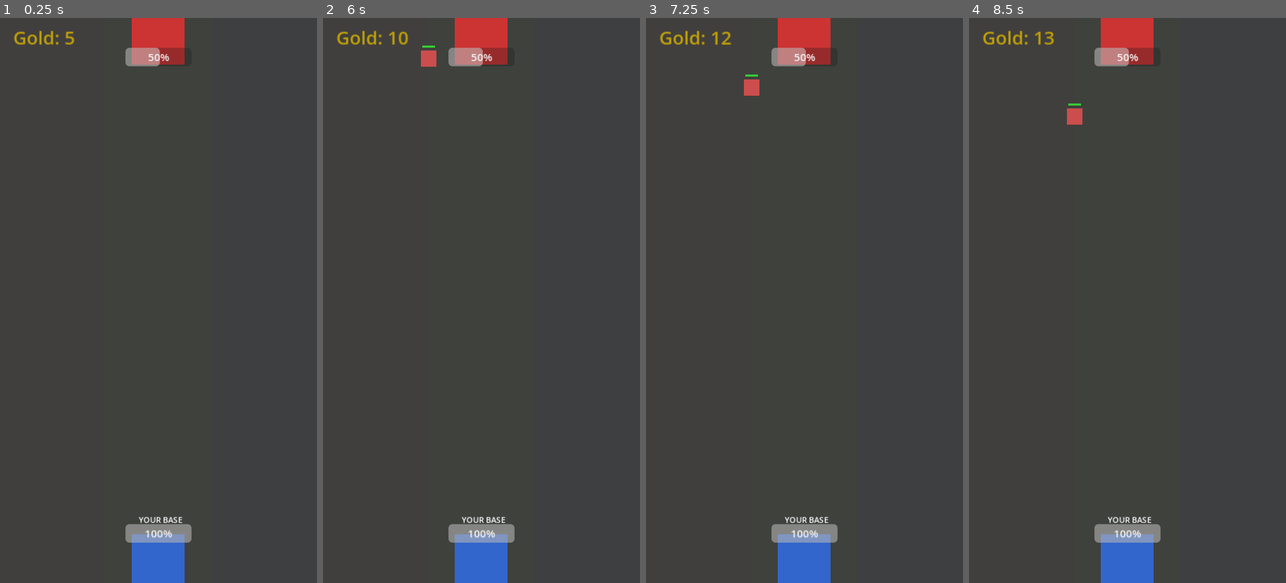
Above: before the commit, frames 1-4 (left to right).
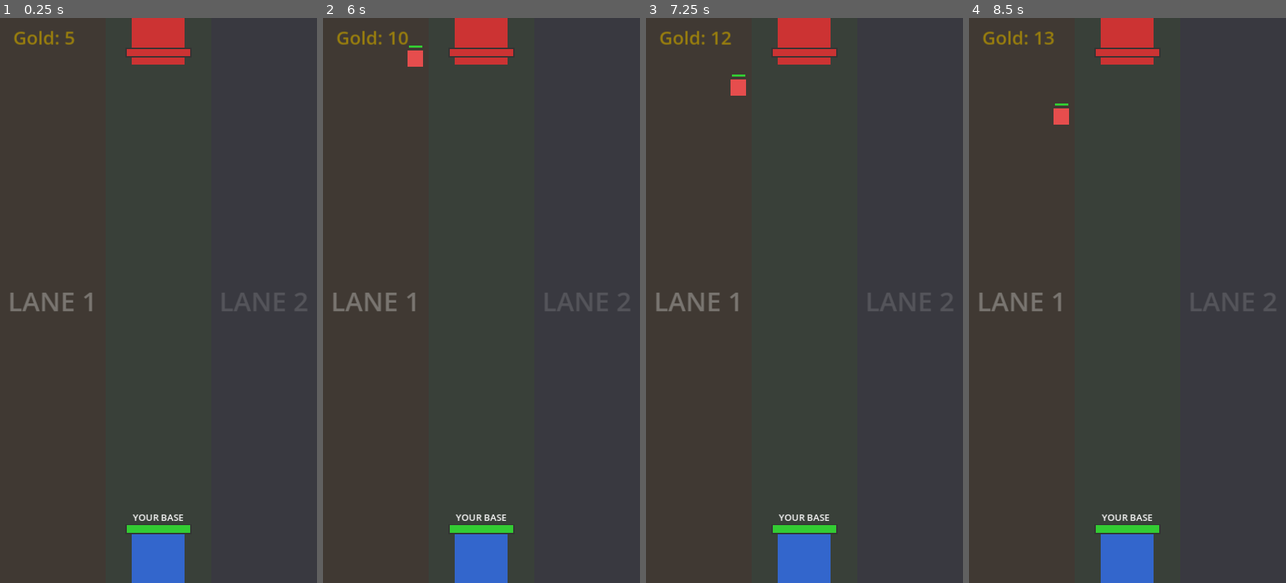
Above: after the commit, the same moments.

Repository: markroadley/godot-hello
Game: Godot game, scene res://scenes/gameplay.tscn
Two runs of this game, one before a commit and one after it. Both use one fixed random seed, a clock stepped at 60 frames per second and the inputs below.
Inputs (mouse positions are in pixels of both pictures, inside the frame that each line leads up to):
- Up to frame 1 (0.25 s): no input
- Up to frame 2 (6 s): tap Enter at 0.5, 2, 3.5 s; move the mouse to (551, 272) at 0.52 s; click (551, 272) at 0.67 s; tap Space at 1.25, 2.75, 4.25 s; move the mouse to (418, 328) at 1.27 s; click (418, 328) at 1.42 s; move the mouse to (513, 176) at 2.02 s; click (513, 176) at 2.17 s; move the mouse to (465, 413) at 2.77 s; click (465, 413) at 2.92 s; move the mouse to (576, 385) at 3.52 s; click (576, 385) at 3.67 s; move the mouse to (386, 215) at 4.27 s; click (386, 215) at 4.42 s; move the mouse to (497, 300) at 5.02 s; click (497, 300) at 5.17 s; move the mouse to (433, 159) at 5.77 s; click (433, 159) at 5.92 s
- Up to frame 3 (7.25 s): move the mouse to (874, 272) at 6.52 s; click (874, 272) at 6.67 s
- Up to frame 4 (8.5 s): move the mouse to (1064, 328) at 7.27 s; click (1064, 328) at 7.42 s; move the mouse to (1159, 176) at 8.02 s; click (1159, 176) at 8.17 s

The runs differ from the first frame. In frame 1, 2.1% of the frame differs, in the area x 3-97%, y 2-93%; in frame 2, 2.4%; in frame 3, 2.4%; in frame 4, 2.4%.
Error before the commit: Invalid access to property or key 'team' on a base object of type 'Node'. (res://src/units/mini.gd:71)
Error after the commit: Invalid access to property or key 'team' on a base object of type 'Node'. (res://src/units/mini.gd:69)

Commit message:
Add visual lanes, fix input handling, improve enemy AI

Diff:
--- a/scenes/gameplay.gd
+++ b/scenes/gameplay.gd
@@ -11,7 +11,6 @@
 @onready var minis_container = $Minis
 @onready var player_base = $Bases/PlayerBase
 @onready var enemy_base = $Bases/EnemyBase
-@onready var tap_detector = $TapDetector
 
 var game_time: float = 0.0
 var is_game_over: bool = false
@@ -36,14 +35,13 @@
 	enemy_base.base_destroyed.connect(_on_enemy_base_destroyed)
 	player_base.base_destroyed.connect(_on_player_base_destroyed)
 
-	# Setup tap detection
-	tap_detector.gui_input.connect(_on_tap)
-
 	# Start enemy AI
 	start_enemy_spawns()
 
 	# Initial gold display
 	_on_gold_changed(gold_manager.gold)
+
+	print("GameManager ready!")
 
 func _process(delta):
 	if is_game_over:
@@ -60,25 +58,22 @@
 		end_game(ENEMY_TEAM)
 		return
 
-func _on_gold_changed(amount):
-	gold_display.text = "Gold: %d" % amount
+func _input(event):
+	# Handle both mouse and touch
+	if event is InputEventMouseButton:
+		if event.button_index == MOUSE_BUTTON_LEFT and event.pressed:
+			_handle_tap(event.position)
+	elif event is InputEventScreenTouch:
+		if event.pressed:
+			_handle_tap(event.position)
 
-func _on_mini_selected(mini_data):
-	selected_mini_data = mini_data
-	gold_display.text = "Tap to deploy %s ($%d)" % [mini_data.get("name", "Unit"), mini_data.get("cost", 3)]
+func _handle_tap(screen_pos: Vector2):
+	# Check if tap is in the game area (not on UI)
+	# Game area is top part, UI is bottom 120px
+	var game_height = 854 - 120  # Total height minus UI
 
-func _on_mini_deselected():
-	selected_mini_data.clear()
-	_on_gold_changed(gold_manager.gold)
-
-func _on_tap(event):
-	var tap_pos: Vector2
-
-	if event is InputEventMouseButton and event.pressed and event.button_index == MOUSE_BUTTON_LEFT:
-		tap_pos = event.position
-	elif event is InputEventScreenTouch and event.pressed:
-		tap_pos = event.position
-	else:
+	if screen_pos.y > game_height:
+		# Tap is on UI, ignore
 		return
 
 	if selected_mini_data.is_empty():
@@ -87,20 +82,34 @@
 	var cost = selected_mini_data.get("cost", 3)
 	if gold_manager.spend(cost):
 		# Determine lane from tap position
-		var lane = int(tap_pos.x / 160)
+		var lane = int(screen_pos.x / 160)
 		lane = clamp(lane, 0, 2)
 
 		# Spawn mini at tap position
-		spawn_mini(selected_mini_data, tap_pos, lane, PLAYER_TEAM)
+		spawn_mini(selected_mini_data, screen_pos, lane, PLAYER_TEAM)
 
 		# Clear selection
 		selected_mini_data.clear()
 		_on_gold_changed(gold_manager.gold)
+
+		# Clear UI selection
+		deployment_ui.clear_selection()
 	else:
 		# Not enough gold
-		gold_display.text = "Not enough gold!"
+		gold_display.text = "Need $%d more!" % (cost - gold_manager.gold)
 		await get_tree().create_timer(1.0).timeout
 		_on_gold_changed(gold_manager.gold)
+
+func _on_gold_changed(amount):
+	gold_display.text = "Gold: %d" % amount
+
+func _on_mini_selected(mini_data):
+	selected_mini_data = mini_data
+	gold_display.text = "Tap field to deploy %s ($%d)" % [mini_data.get("name", "Unit"), mini_data.get("cost", 3)]
+
+func _on_mini_deselected():
+	selected_mini_data.clear()
+	_on_gold_changed(gold_manager.gold)
 
 func spawn_mini(mini_data: Dictionary, position: Vector2, lane: int, team: int):
 	var mini = preload("res://src/units/mini.gd").new()
@@ -114,11 +123,15 @@
 	mini.team = team
 	mini.lane = lane
 
-	# Set position
+	# Set position - clamp to valid area
+	position.x = clamp(position.x, 20, 460)
+	position.y = clamp(position.y, 50, 750)
 	mini.position = position
 
 	minis_container.add_child(mini)
 	mini.add_to_group("minis")
+
+	print("Spawned mini: ", mini_data.get("name", "?"), " at ", position, " lane ", lane, " team ", team)
 
 	return mini
 
--- a/scenes/gameplay.tscn
+++ b/scenes/gameplay.tscn
@@ -16,19 +16,49 @@
 [node name="Lane0" type="ColorRect" parent="Lanes"]
 offset_right = 160.0
 offset_bottom = 854.0
-color = Color(0.15, 0.12, 0.1, 0.3)
+color = Color(0.2, 0.15, 0.1, 0.5)
+
+[node name="LaneLabel" type="Label" parent="Lanes/Lane0"]
+offset_left = 10.0
+offset_top = 400.0
+offset_right = 150.0
+offset_bottom = 440.0
+theme_override_colors/font_color = Color(1, 1, 1, 0.3)
+theme_override_font_sizes/font_size = 40
+text = "LANE 1"
+horizontal_alignment = 1
 
 [node name="Lane1" type="ColorRect" parent="Lanes"]
 offset_left = 160.0
 offset_right = 320.0
 offset_bottom = 854.0
-color = Color(0.12, 0.15, 0.1, 0.3)
+color = Color(0.15, 0.2, 0.15, 0.5)
+
+[node name="LaneLabel" type="Label" parent="Lanes/Lane1"]
+offset_left = 170.0
+offset_top = 400.0
+offset_right = 310.0
+offset_bottom = 440.0
+theme_override_colors/font_color = Color(1, 1, 1, 0.3)
+theme_override_font_sizes/font_size = 40
+text = "LANE 2"
+horizontal_alignment = 1
 
 [node name="Lane2" type="ColorRect" parent="Lanes"]
 offset_left = 320.0
 offset_right = 480.0
 offset_bottom = 854.0
-color = Color(0.1, 0.12, 0.15, 0.3)
+color = Color(0.15, 0.15, 0.2, 0.5)
+
+[node name="LaneLabel" type="Label" parent="Lanes/Lane2"]
+offset_left = 330.0
+offset_top = 400.0
+offset_right = 470.0
+offset_bottom = 440.0
+theme_override_colors/font_color = Color(1, 1, 1, 0.3)
+theme_override_font_sizes/font_size = 40
+text = "LANE 3"
+horizontal_alignment = 1
 
 [node name="Bases" type="Node" parent="."]
 
@@ -44,21 +74,27 @@
 offset_bottom = 40.0
 color = Color(0.2, 0.4, 0.8, 1)
 
-[node name="HPBar" type="ProgressBar" parent="Bases/PlayerBase"]
+[node name="HPBarBg" type="ColorRect" parent="Bases/PlayerBase"]
 offset_left = -50.0
 offset_top = -55.0
 offset_right = 50.0
 offset_bottom = -40.0
-max_value = 1000.0
-value = 1000.0
+color = Color(0.2, 0.2, 0.2, 1)
+
+[node name="HPBar" type="ColorRect" parent="Bases/PlayerBase"]
+offset_left = -48.0
+offset_top = -53.0
+offset_right = 48.0
+offset_bottom = -42.0
+color = Color(0.2, 0.8, 0.2, 1)
 
 [node name="Label" type="Label" parent="Bases/PlayerBase"]
-offset_left = -30.0
-offset_top = -70.0
-offset_right = 30.0
-offset_bottom = -50.0
+offset_left = -40.0
+offset_top = -75.0
+offset_right = 40.0
+offset_bottom = -55.0
 theme_override_colors/font_color = Color(1, 1, 1, 1)
-theme_override_font_sizes/font_size = 12
+theme_override_font_sizes/font_size = 14
 text = "YOUR BASE"
 horizontal_alignment = 1
 
@@ -75,21 +111,27 @@
 offset_bottom = 40.0
 color = Color(0.8, 0.2, 0.2, 1)
 
-[node name="HPBar" type="ProgressBar" parent="Bases/EnemyBase"]
+[node name="HPBarBg" type="ColorRect" parent="Bases/EnemyBase"]
 offset_left = -50.0
 offset_top = 15.0
 offset_right = 50.0
 offset_bottom = 30.0
-max_value = 1000.0
-value = 500.0
+color = Color(0.2, 0.2, 0.2, 1)
+
+[node name="HPBar" type="ColorRect" parent="Bases/EnemyBase"]
+offset_left = -48.0
+offset_top = 17.0
+offset_right = 48.0
+offset_bottom = 28.0
+color = Color(0.8, 0.2, 0.2, 1)
 
 [node name="Label" type="Label" parent="Bases/EnemyBase"]
-offset_left = -30.0
+offset_left = -40.0
 offset_top = -60.0
-offset_right = 30.0
+offset_right = 40.0
 offset_bottom = -45.0
 theme_override_colors/font_color = Color(1, 1, 1, 1)
-theme_override_font_sizes/font_size = 12
+theme_override_font_sizes/font_size = 14
 text = "ENEMY BOSS"
 horizontal_alignment = 1
 
@@ -101,7 +143,7 @@
 [node name="GoldDisplay" type="Label" parent="."]
 offset_left = 20.0
 offset_top = 10.0
-offset_right = 150.0
+offset_right = 200.0
 offset_bottom = 40.0
 theme_override_colors/font_color = Color(1, 0.84, 0, 1)
 theme_override_font_sizes/font_size = 28
@@ -115,7 +157,7 @@
 anchor_right = 0.5
 anchor_bottom = 1.0
 offset_left = -150.0
-offset_top = -120.0
+offset_top = -130.0
 offset_right = 150.0
 offset_bottom = -10.0
 grow_horizontal = 2
--- a/src/systems/deployment_ui.gd
+++ b/src/systems/deployment_ui.gd
@@ -36,6 +36,8 @@
 	var btn = Button.new()
 	btn.custom_minimum_size = Vector2(70, 90)
 	btn.text = "%s\n$%d" % [card_data.get("name", "?"), card_data.get("cost", 0)]
+
+	# Connect using callable
 	btn.pressed.connect(_on_card_pressed.bind(hand.size() - 1))
 
 	# Style the button
@@ -46,22 +48,6 @@
 	style.corner_radius_bottom_left = 5
 	style.corner_radius_bottom_right = 5
 	btn.add_theme_stylebox_override("normal", style)
-
-	var style_hover = StyleBoxFlat.new()
-	style_hover.bg_color = Color(0.3, 0.3, 0.35, 1)
-	style_hover.corner_radius_top_left = 5
-	style_hover.corner_radius_top_right = 5
-	style_hover.corner_radius_bottom_left = 5
-	style_hover.corner_radius_bottom_right = 5
-	btn.add_theme_stylebox_override("hover", style_hover)
-
-	var style_pressed = StyleBoxFlat.new()
-	style_pressed.bg_color = Color(0.5, 0.5, 0.3, 1)
-	style_pressed.corner_radius_top_left = 5
-	style_pressed.corner_radius_top_right = 5
-	style_pressed.corner_radius_bottom_left = 5
-	style_pressed.corner_radius_bottom_right = 5
-	btn.add_theme_stylebox_override("pressed", style_pressed)
 
 	hand_container.add_child(btn)
 
--- a/src/units/base.gd
+++ b/src/units/base.gd
@@ -16,14 +16,14 @@
 
 func _ready():
 	current_hp = starting_hp
-	if hp_bar:
-		hp_bar.max_value = max_hp
-		hp_bar.value = current_hp
 
 func take_damage(amount: int):
 	current_hp -= amount
+
+	# Update HP bar
 	if hp_bar:
-		hp_bar.value = current_hp
+		var hp_pct = float(current_hp) / float(max_hp)
+		hp_bar.size.x = 96 * hp_pct
 
 	# Flash red
 	var tween = create_tween()
--- a/src/units/mini.gd
+++ b/src/units/mini.gd
@@ -30,7 +30,7 @@
 	_sprite = ColorRect.new()
 	_sprite.size = Vector2(24, 24)
 	_sprite.position = Vector2(-12, -12)
-	_sprite.color = Color(0.8, 0.8, 0.8) if team == 0 else Color(0.8, 0.3, 0.3)
+	_sprite.color = Color(0.3, 0.6, 0.9) if team == 0 else Color(0.9, 0.3, 0.3)
 	add_child(_sprite)
 
 	# Create HP bar
@@ -38,6 +38,7 @@
 	hp_bar.size = Vector2(20, 4)
 	hp_bar.position = Vector2(-10, -20)
 	hp_bar.color = Color(0.2, 0.8, 0.2)
+	hp_bar.set_meta("hp_bar", true)  # Mark for updating
 	add_child(hp_bar)
 
 func _process(delta):
@@ -56,11 +57,8 @@
 		else:
 			move_toward_target(target.global_position, delta)
 	else:
-		# Move toward enemy base - straight down (enemy) or up (player)
-		if team == 1:  # Enemy moves DOWN toward player base at y=820
-			global_position.y += move_speed * delta
-		else:  # Player moves UP toward enemy base at y=30
-			global_position.y -= move_speed * delta
+		# Move along lane toward enemy base
+		move_along_lane(delta)
 
 func find_target() -> Node2D:
 	var targets = get_tree().get_nodes_in_group("minis")
@@ -69,12 +67,14 @@
 
 	for t in targets:
 		if t.team != team and not t.is_dead:
-			var dist = global_position.distance_to(t.global_position)
+			# Prefer units in same lane
+			var lane_penalty = 0 if t.lane == lane else 500
+			var dist = global_position.distance_to(t.global_position) + lane_penalty
 			if dist < nearest_dist:
 				nearest_dist = dist
 				nearest = t
 
-	# If no unit, target base
+	# If no unit in range, target base
 	if not nearest:
 		var bases = get_tree().get_nodes_in_group("bases")
 		for b in bases:
@@ -83,17 +83,24 @@
 
 	return nearest
 
-	return nearest
-
 func move_toward_target(pos: Vector2, delta: float):
 	var dir = (pos - global_position).normalized()
 	global_position += dir * move_speed * delta
 
-func move_toward_base(delta: float):
-	# Move toward enemy base Y position
-	var target_y = 30 if team == 0 else 820
-	var dir = Vector2.DOWN if team == 0 else Vector2.UP
-	global_position += dir * move_speed * delta
+func move_along_lane(delta: float):
+	# Simple vertical movement along lane
+	var target_y = 30.0 if team == 0 else 820.0  # Enemy base at y=30, player at y=820
+
+	if abs(global_position.y - target_y) > 5:
+		if global_position.y > target_y:
+			global_position.y -= move_speed * delta
+		else:
+			global_position.y += move_speed * delta
+
+	# Keep in lane bounds (x)
+	var lane_width = 160
+	var lane_x_start = 80 + lane * 160
+	global_position.x = clamp(global_position.x, lane_x_start - 60, lane_x_start + 60)
 
 func attack():
 	var now = Time.get_ticks_msec() / 1000.0
@@ -121,6 +128,13 @@
 	var tween = create_tween()
 	tween.tween_property(self, "modulate", Color.WHITE, 0.1)
 
+	# Update HP bar
+	for child in get_children():
+		if child.has_meta("hp_bar"):
+			var hp_pct = float(current_hp) / float(max_hp)
+			child.size.x = 20 * hp_pct
+			child.position.x = -10 * hp_pct
+
 	if current_hp <= 0:
 		die()
 
